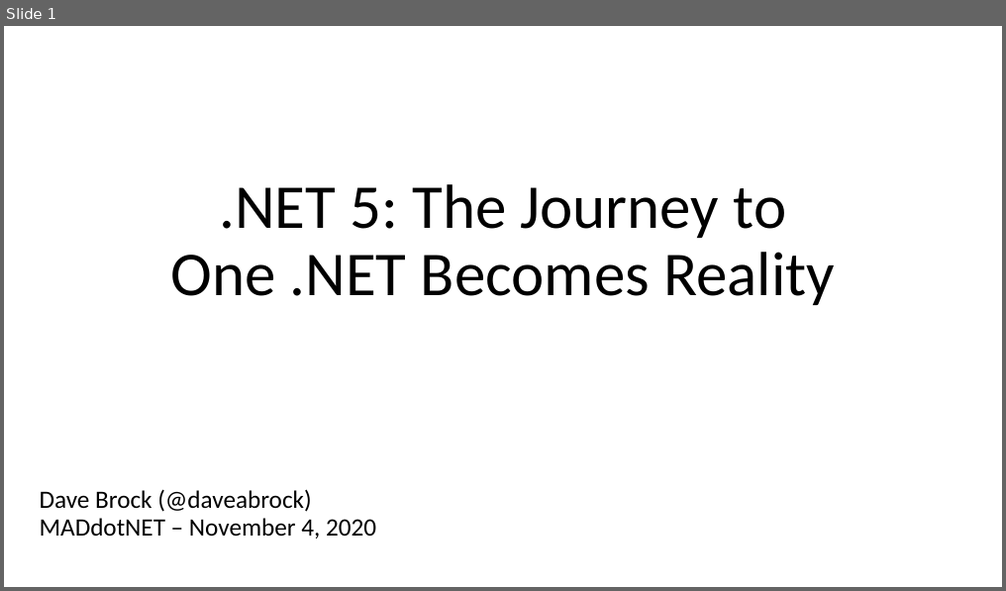
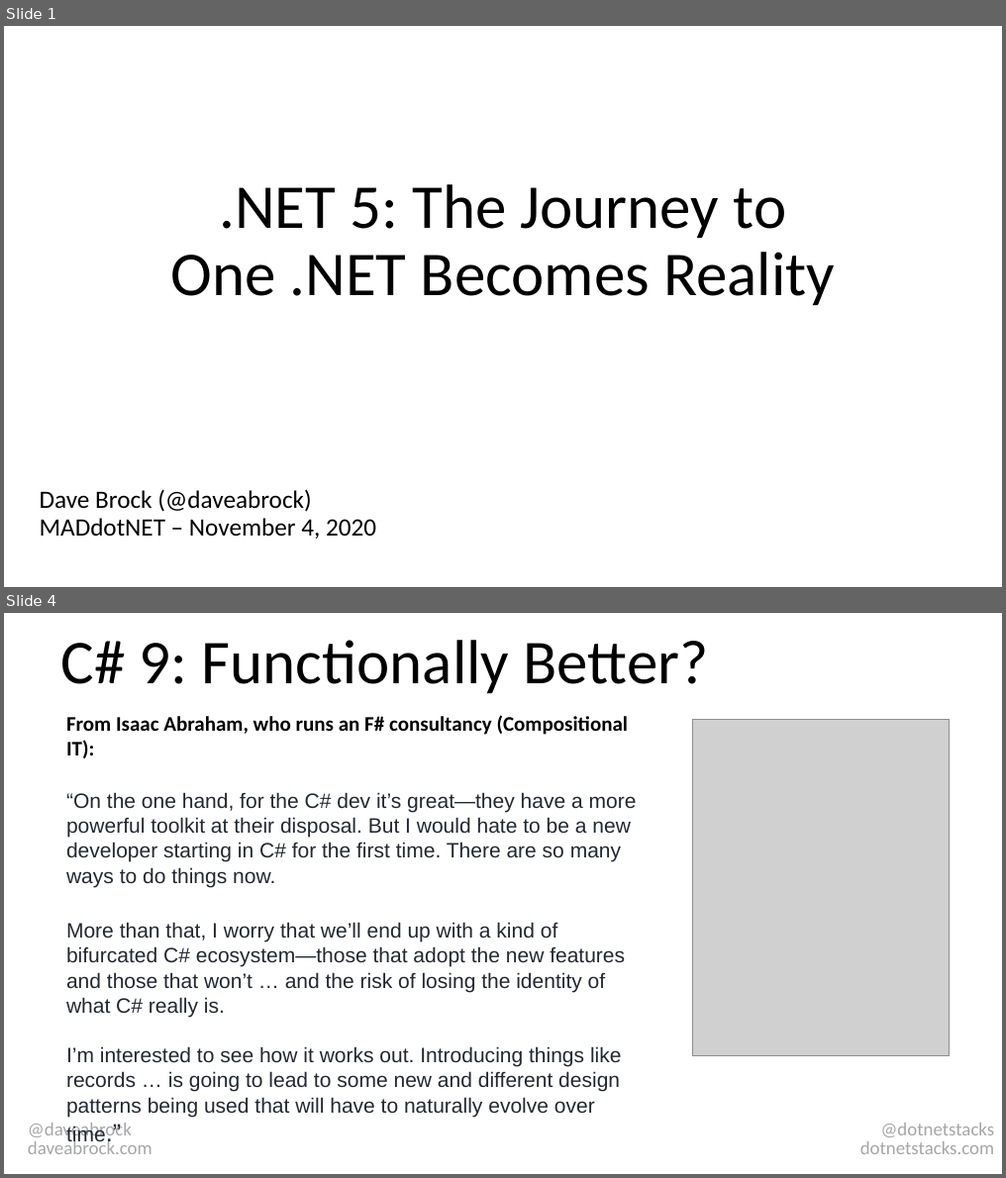
Before and after one commit to daveabrock/talks, a slide deck: NET 5 - Journey To One NET.pptx. Shown one above the other, each under a label of ours: slide 1 before the commit, slides 1 and 4 after it; the slides between them are not shown. The pictures are 1006x591 and 1006x1178 pixels, drawn with LibreOffice and Linux fonts; fonts in the diff are those of the drawing; grey boxes stand for pictures. Boxes give left, top, right and bottom in pixels: in the first picture for what was removed or moved away, otherwise in the second. Text is boxed around its words. In the diff, an @@ line names an element or a change of style, - is before the commit and + after.

```diff
--- a/NET 5 - Journey To One NET.pptx
+++ b/NET 5 - Journey To One NET.pptx
@@ slide 4 added at box(4, 613, 1002, 1174), background #FFFFFF @@
@@ title added at box(61, 640, 709, 693), 60 pt, text #000000 @@
+C# 9: Functionally Better?
@@ text added at box(66, 715, 637, 1147), 20 pt, text #222831 @@
+From Isaac Abraham, who runs an F# consultancy (Compositional IT):
+“On the one hand, for the C# dev it’s great—they have a more powerful toolkit at their disposal. But I would hate to be a new developer starting in C# for the first time. There are so many ways to do things now.
+More than that, I worry that we’ll end up with a kind of bifurcated C# ecosystem—those that adopt the new features and those that won’t … and the risk of losing the identity of what C# really is.
+I’m interested to see how it works out. Introducing things like records … is going to lead to some new and different design patterns being used that will have to naturally evolve over time.”
@@ picture added at box(693, 719, 949, 1057) @@
@@ subtitle added at box(28, 1123, 152, 1155), 18 pt, text #A6A6A6 @@
+@daveabrock
+daveabrock.com
@@ text added at box(860, 1123, 995, 1155), 18 pt, text #A6A6A6 @@
+@dotnetstacks
+dotnetstacks.com
```
Also in this commit, not shown: 3 slides changed, 18 other slides added, 1 slide removed.
